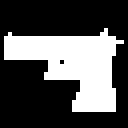
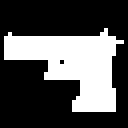
Comparing the layer stacks of the two 128px x 128px images. Changes:
renamed "Gun" to "Pistol", painted on it over [76, 92, 80, 96]
